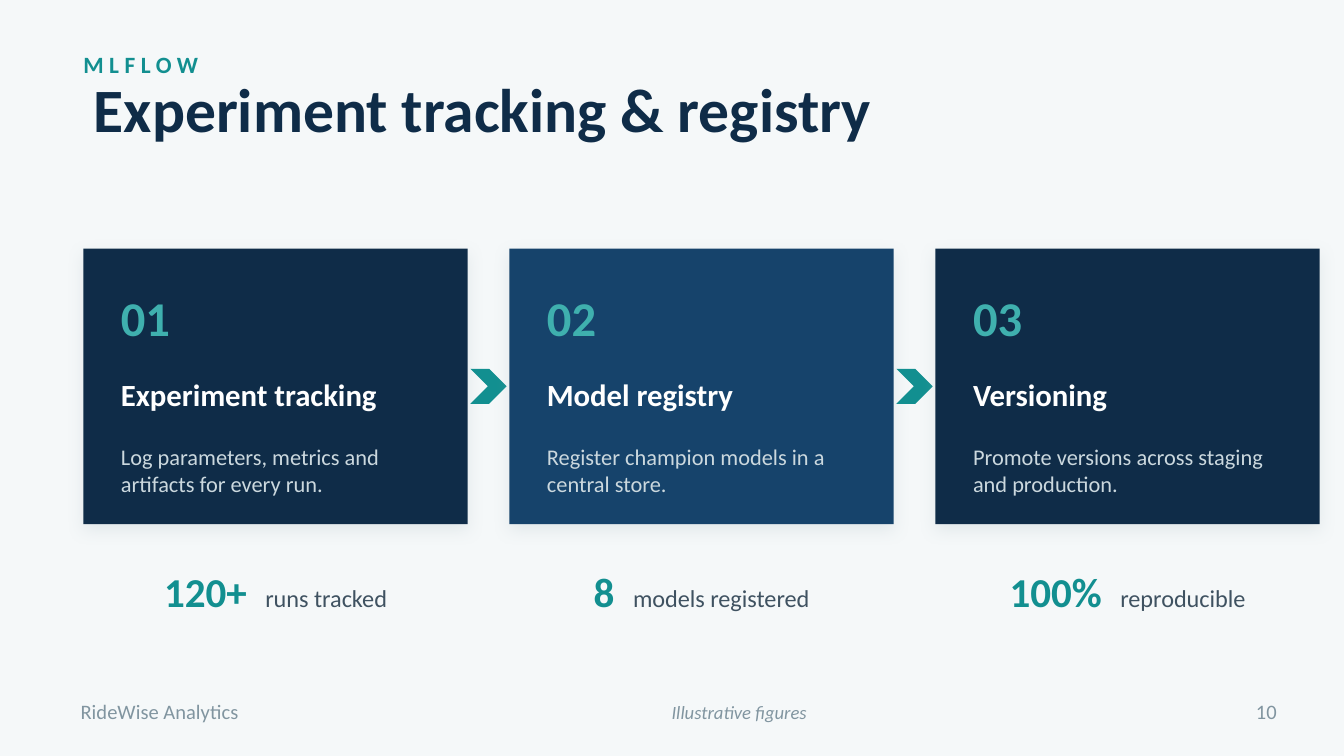
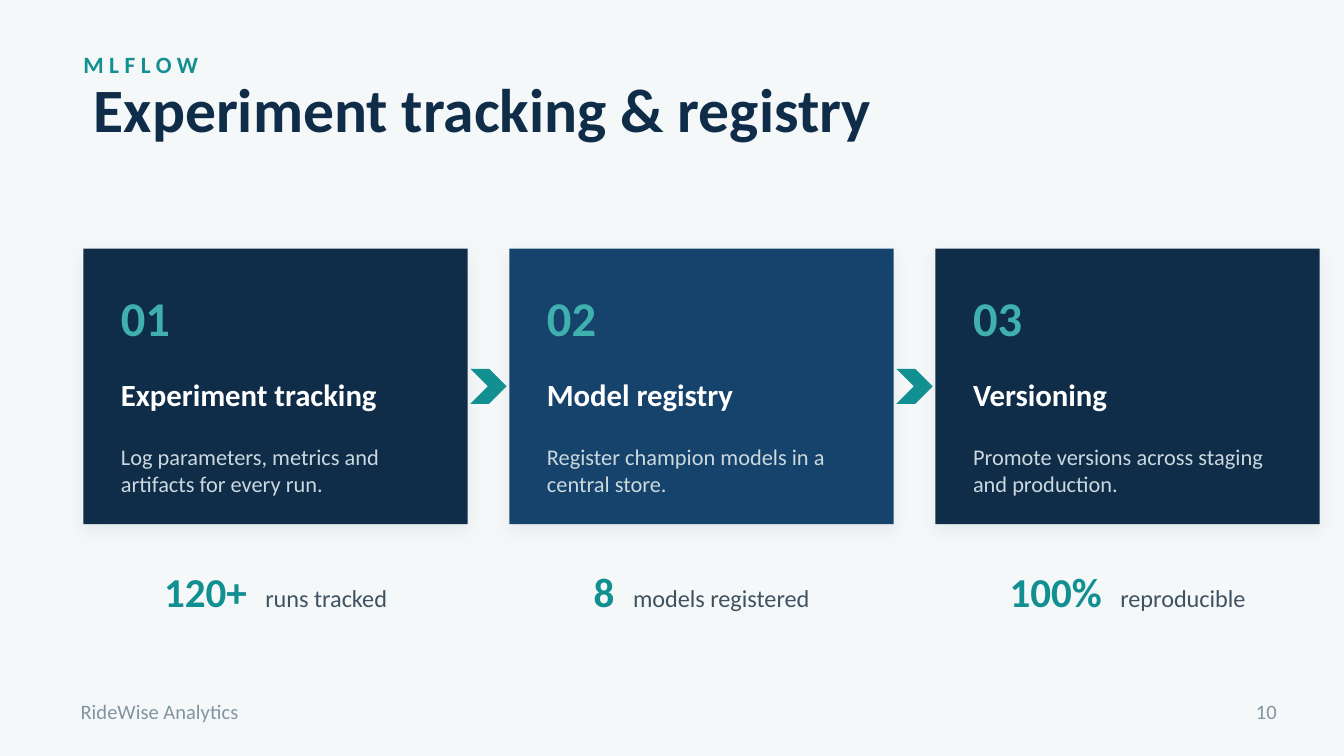
Before and after one commit to Queentutsi/RideWise-Project, a slide deck: slide 22 of Data/RideWise Churn Probabbility.pptx (slide 30 before the commit). Drawn at 1344x756 pixels with LibreOffice and Linux fonts; fonts in the diff are those of the drawing; background and template pictures are left out. Boxes give left, top, right and bottom in pixels: in the first picture for what was removed or moved away, otherwise in the second. Text is boxed around its words. In the diff, an @@ line names an element or a change of style, - is before the commit and + after.

```diff
--- a/Data/RideWise Churn Probabbility.pptx
+++ b/Data/RideWise Churn Probabbility.pptx
@@ text removed at bbox=[672, 706, 806, 722] @@
-Illustrative figures
```
Also in this commit, not shown: 3 other slides changed, 1 slide added, 6 slides removed, 9 other files.
